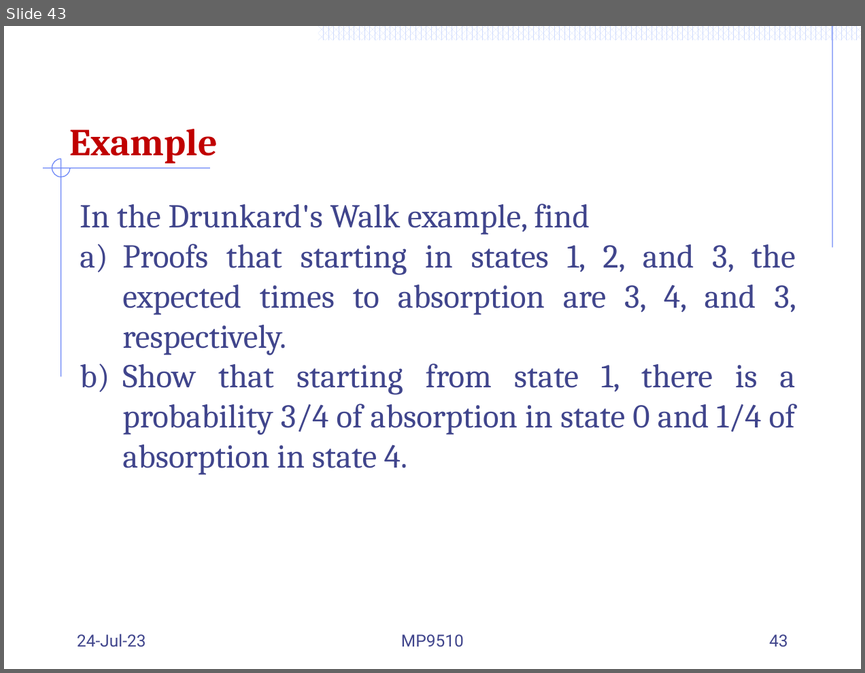
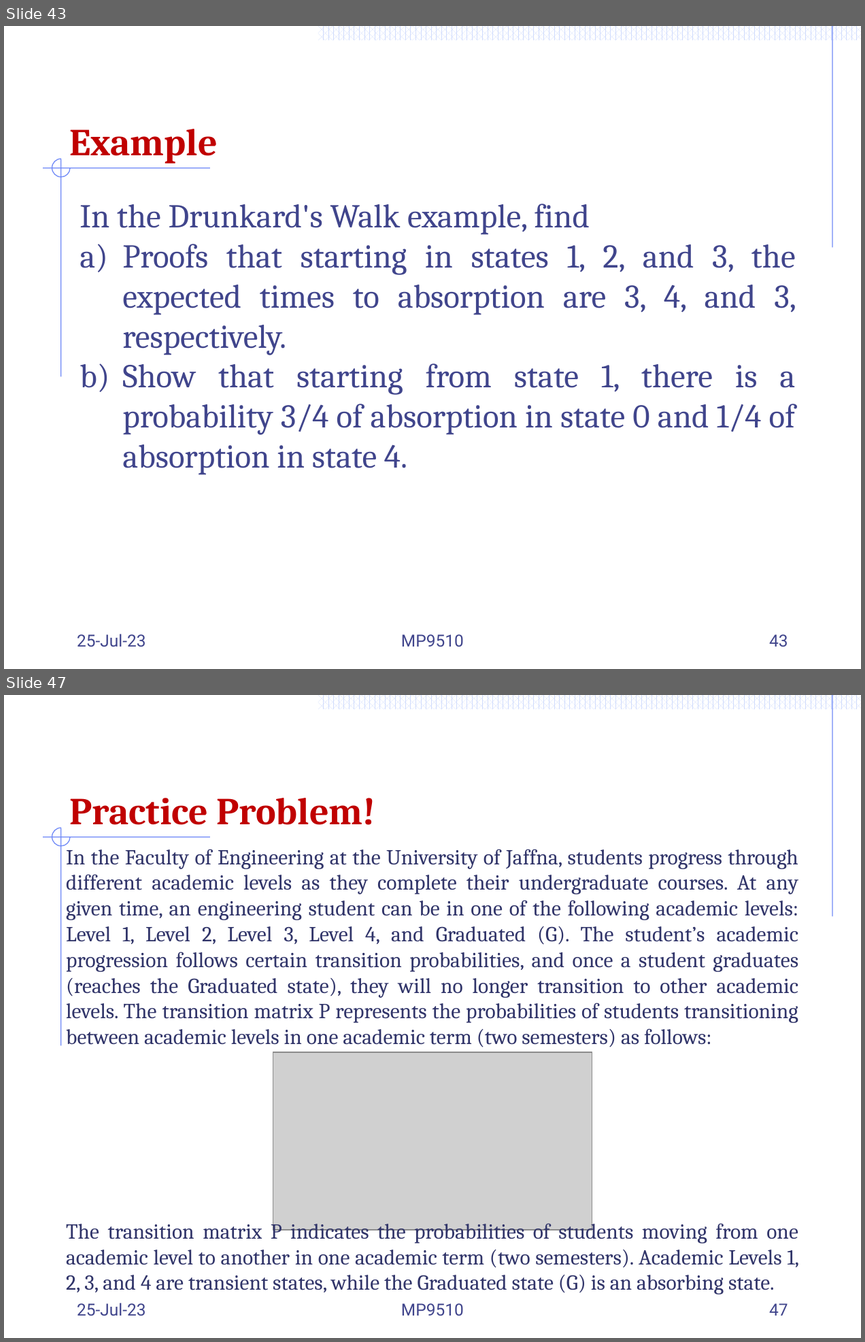
Before and after one commit to Mayooran1987/MC9510, a slide deck: Lect_3_Markov process.pptx. Shown one above the other, each under a label of ours: slide 43 before the commit, slides 43 and 47 after it; the slides between them are not shown. The pictures are 865x673 and 865x1342 pixels, drawn with LibreOffice and Linux fonts; fonts in the diff are those of the drawing; grey boxes stand for pictures. Boxes give left, top, right and bottom in pixels: in the first picture for what was removed or moved away, otherwise in the second. Text is boxed around its words. In the diff, an @@ line names an element or a change of style, - is before the commit and + after.

```diff
--- a/Lect_3_Markov process.pptx
+++ b/Lect_3_Markov process.pptx
@@ slide 47 added at [4,695,861,1338], background #FFFFFF; not listed: 56 template elements that a slide beside it also shows @@
@@ text added at [69,798,375,825], 32 pt, text #C00000, bold @@
+Practice Problem!
@@ text added at [66,849,799,1294], 18 pt, text #303469 @@
+In the Faculty of Engineering at the University of Jaffna, students progress through different academic levels as they complete their undergraduate courses. At any given time, an engineering student can be in one of the following academic levels: Level 1, Level 2, Level 3, Level 4, and Graduated (G). The student’s academic progression follows certain transition probabilities, and once a student graduates (reaches the Graduated state), they will no longer transition to other academic levels. The transition matrix P represents the probabilities of students transitioning between academic levels in one academic term (two semesters) as follows:
+The transition matrix P indicates the probabilities of students moving from one academic level to another in one academic term (two semesters). Academic Levels 1, 2, 3, and 4 are transient states, while the Graduated state (G) is an absorbing state.
@@ picture added at [273,1052,592,1229] @@
@@ text added at [77,1302,146,1316], 14 pt, text #40458C @@
+25-Jul-23
@@ text added at [401,1303,464,1316], 14 pt, text #40458C @@
+MP9510
@@ page number added at [769,1303,788,1315], 14 pt, text #40458C @@
+47
@@ slide 43 changed as well @@
@@ text at [77,633,146,647]: text changed @@
-24-Jul-23
+25-Jul-23
```
Also in this commit, not shown: 20 other slides changed, 5 other slides added.
